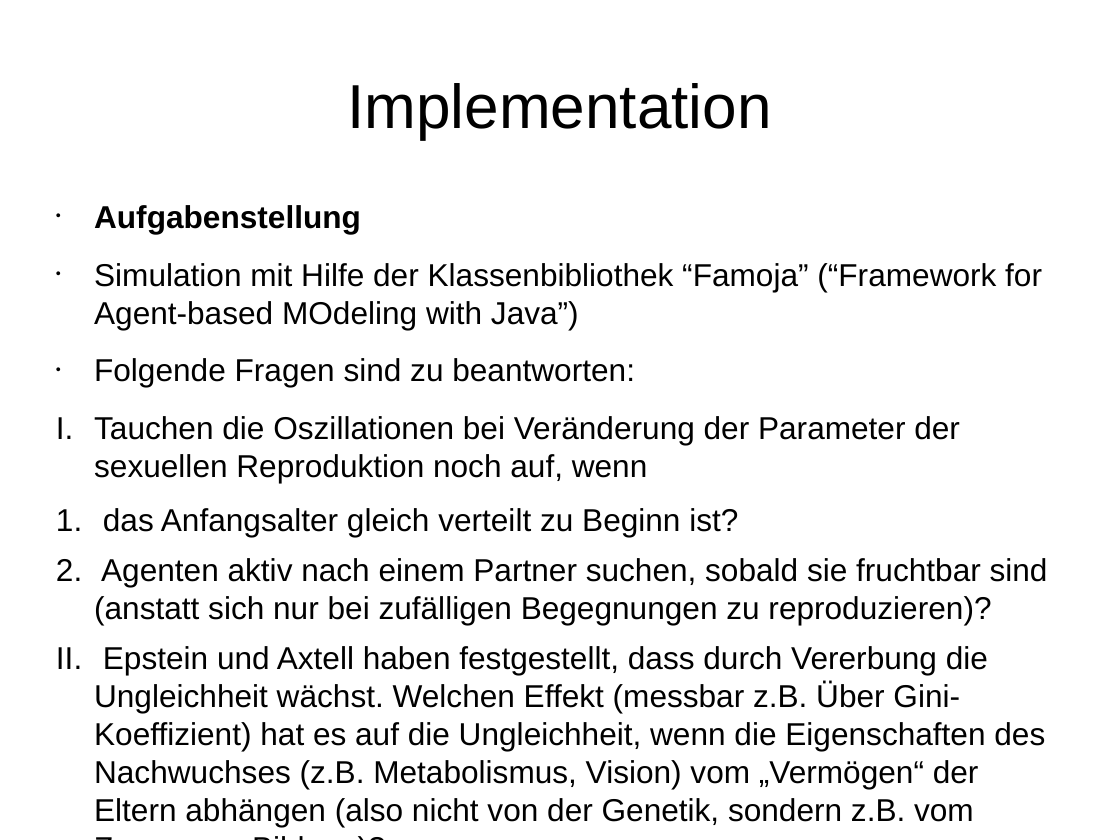
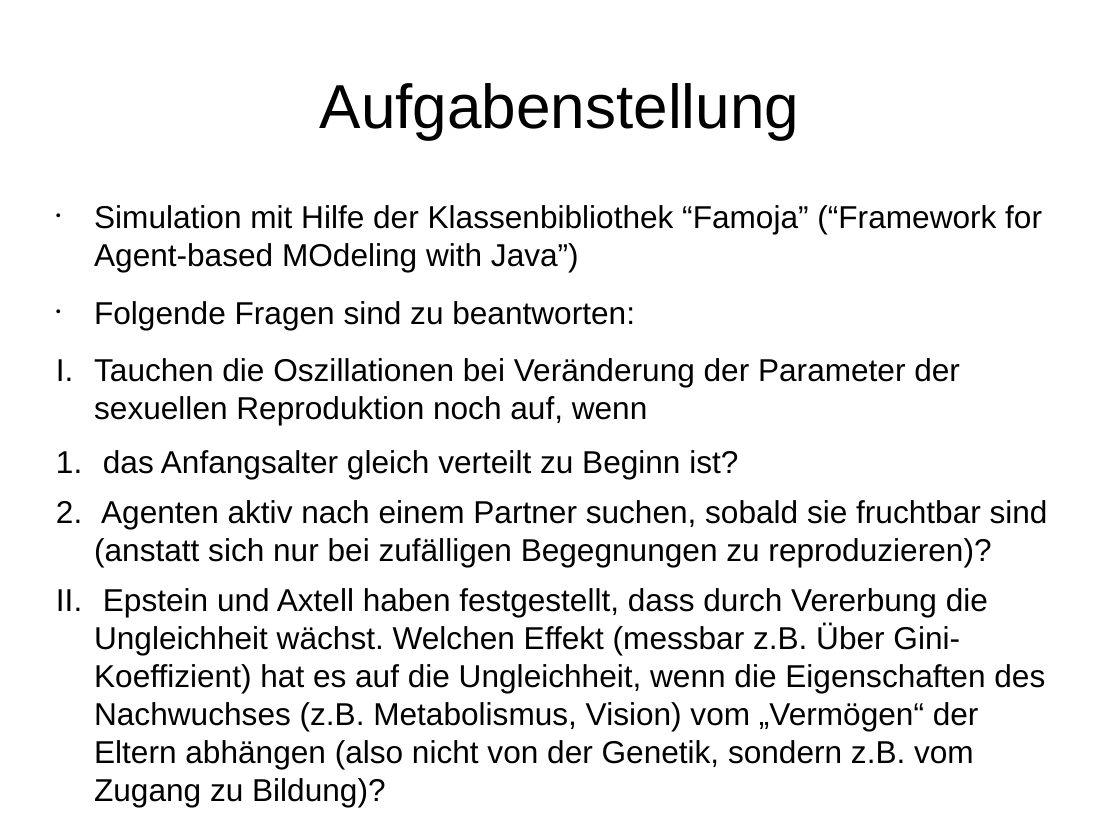
Before and after one commit to wsmirnow/Sugarscape, a slide deck: slide 4 of Presentation/Presentation.odp. Drawn at 1120x840 pixels with LibreOffice and Linux fonts; fonts in the diff are those of the drawing. Boxes give left, top, right and bottom in pixels: in the first picture for what was removed or moved away, otherwise in the second. Text is boxed around its words. In the diff, an @@ line names an element or a change of style, - is before the commit and + after.

```diff
--- a/Presentation/Presentation.odp
+++ b/Presentation/Presentation.odp
@@ title at <box>320,83,799,139</box>: text changed @@
-Implementation
+Aufgabenstellung
@@ text at <box>94,205,361,234</box>: paragraph removed @@
-• Aufgabenstellung
```
Also in this commit, not shown: 1 other file.
